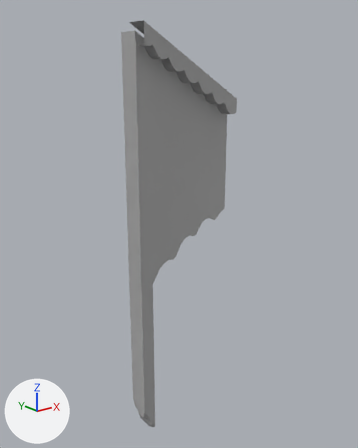
The FBX model TFC-TFE/Assets/Meshes3D/Ramp/RampL_02.fbx as it was, and as the next commit left it.
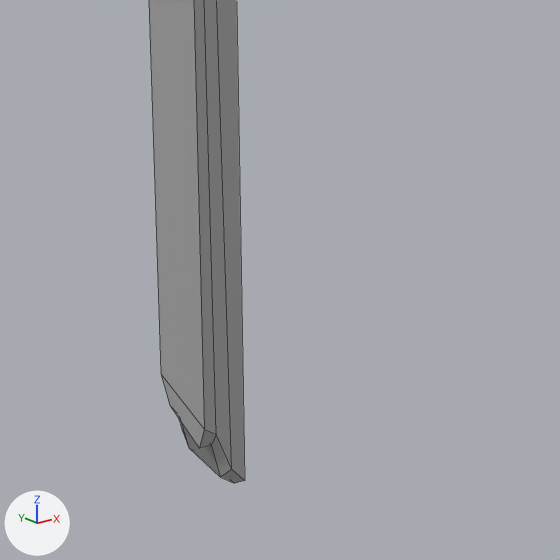
There are two pictures of each version: one whole from a 50 mm camera at (-18.97, -15.41, 76.72) aimed at (-5.04, 2.0, 69.76), one close up on the part from 25% to 67% of the width and 67% to 100% of the height. Arrows for +X, +Y and +Z are at lower left; the lights stay in place. The close-ups show mesh edges as thin lines. Where no turn or scale is listed for an object, it has been applied to the vertices.

In view in the first close-up: 'RampL_02'.
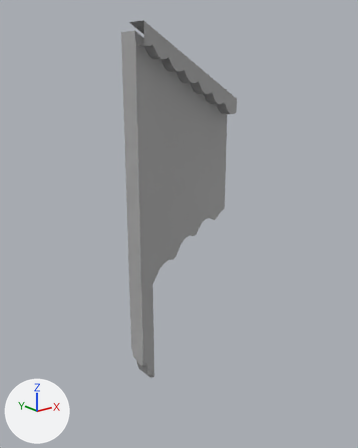
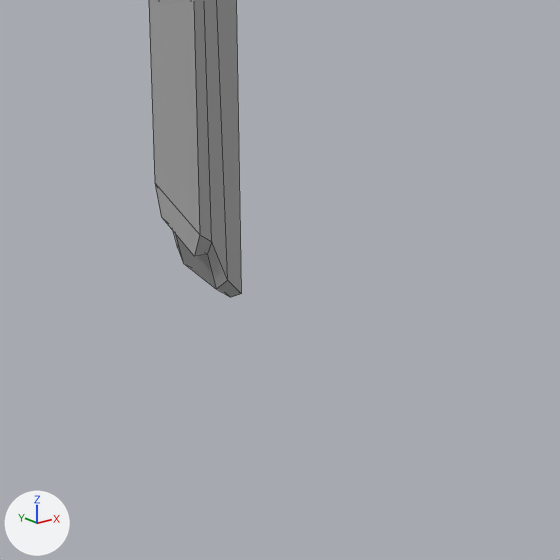
The newer file is also turned or shifted as a whole; pictures and numbers use the older file's frame.

Location of each change, (x1, y1, x2, y2) in pixels of the close-ups (560 x 560 px):
```json
{"object": "RampL_02", "change": "reshaped", "before": [149, 0, 245, 483], "after": [149, 0, 241, 297]}
```

Scene script edits in JSON lines:
```json
{"block": "me_mesh", "where": "me_mesh.from_pydata(...)  # 209 vertices, 149 faces; spans x 0.0..5.0, y -0.8..0.8, z -18.9..0.0"}
{"block": "me_mesh", "where": "# used by ob_rampl_02; location = (-7.57, 1.72, 78.44)"}
{"block": "me_mesh", "change": "me_mesh part 1: all 16 vertices in x 0.0..0.6, y -0.2..0.8, z -18.9..-17.4 are moved by (0.0, 0.0, 2.9)"}
```
